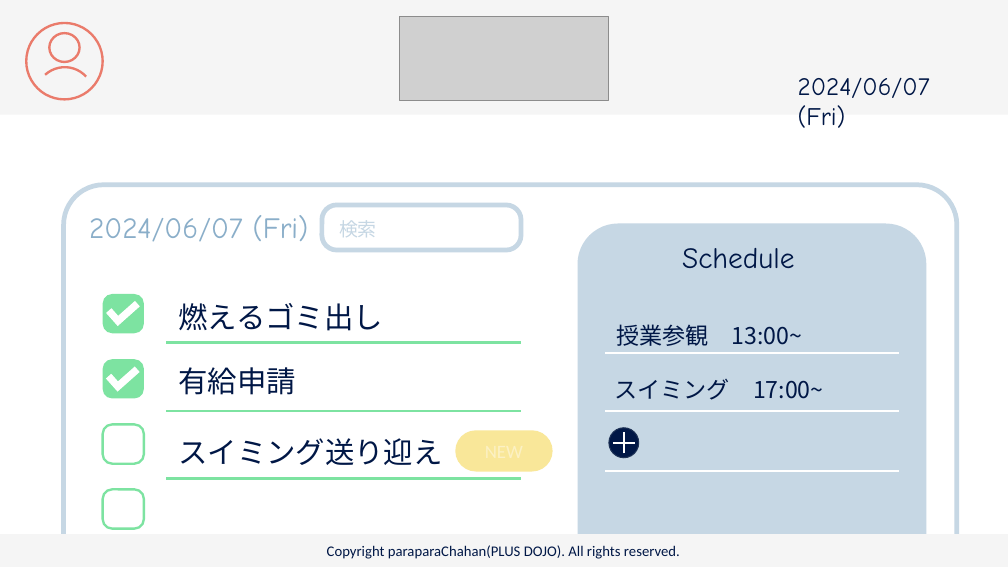
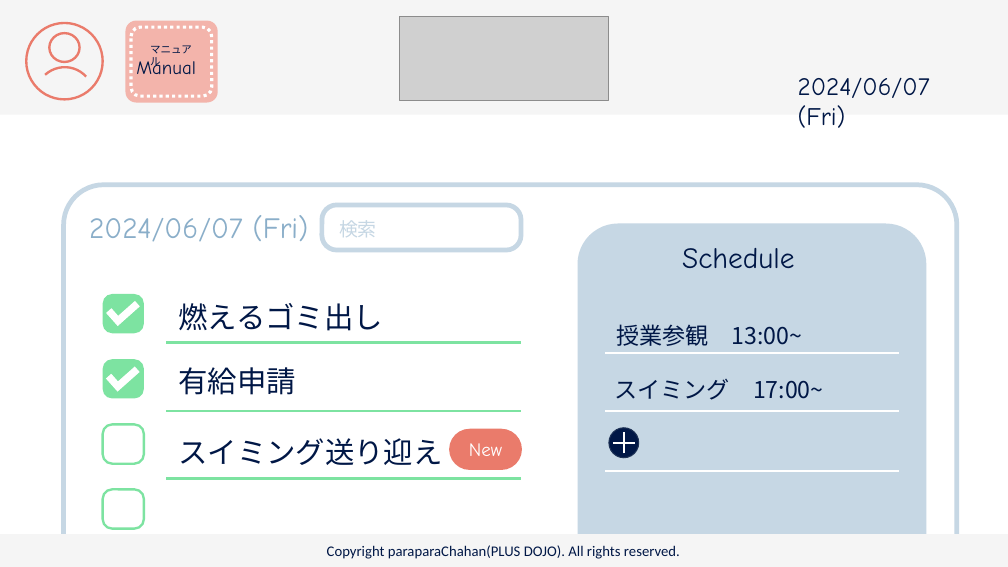
Before and after one commit to plusdojo2024/C2, a slide deck: slide 17 of doc/13_外部設計/famiLink 画面デザイン.pptx. Drawn at 1008x567 pixels with LibreOffice and Linux fonts; fonts in the diff are those of the drawing; grey boxes stand for pictures. Boxes give left, top, right and bottom in pixels: in the first picture for what was removed or moved away, otherwise in the second. Text is boxed around its words. In the diff, an @@ line names an element or a change of style, - is before the commit and + after.

```diff
--- a/doc/13_外部設計/famiLink 画面デザイン.pptx
+++ b/doc/13_外部設計/famiLink 画面デザイン.pptx
@@ rounded rectangle added at box(126, 20, 218, 102), fill #F3B4AB @@
@@ rounded rectangle added at box(131, 27, 212, 96), outline #FFFFFF 3 pt dashed @@
@@ text added at box(136, 58, 196, 74), 18 pt, text #001746 @@
+Manual
@@ text added at box(150, 45, 192, 69), 10 pt, text #001746 @@
+マニュアル
@@ rounded rectangle "New": place and size @@
-rounded rectangle "New" at box(455, 430, 553, 472)
+rounded rectangle "New" at box(449, 429, 522, 470)
@@ rounded rectangle "New" at box(449, 429, 522, 470): fill #F9E799 to #EA7B6B @@
@@ text in rounded rectangle at box(469, 443, 502, 456): text added @@
+New
```
Also in this commit, not shown: 5 other slides changed.
